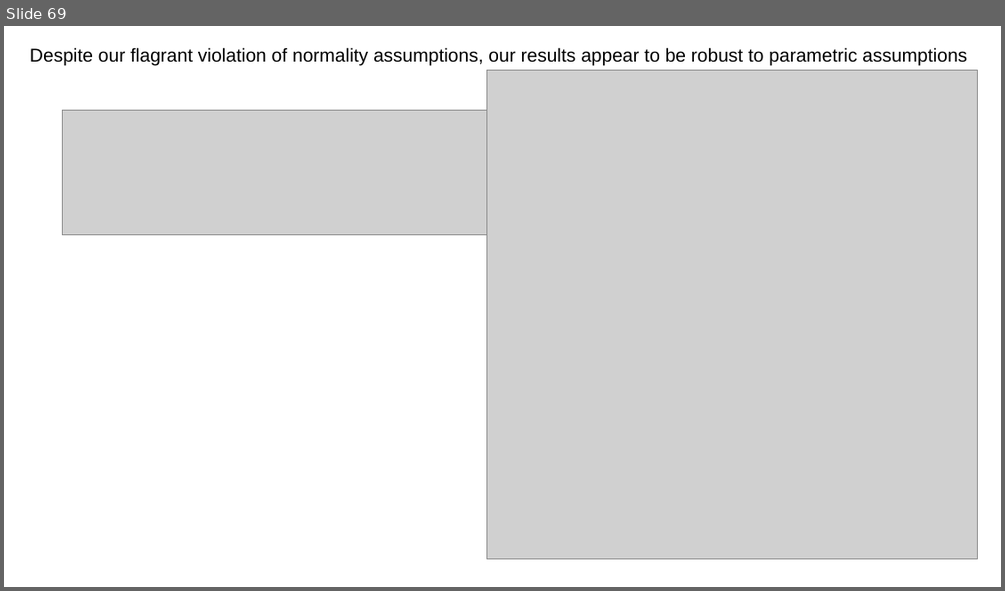
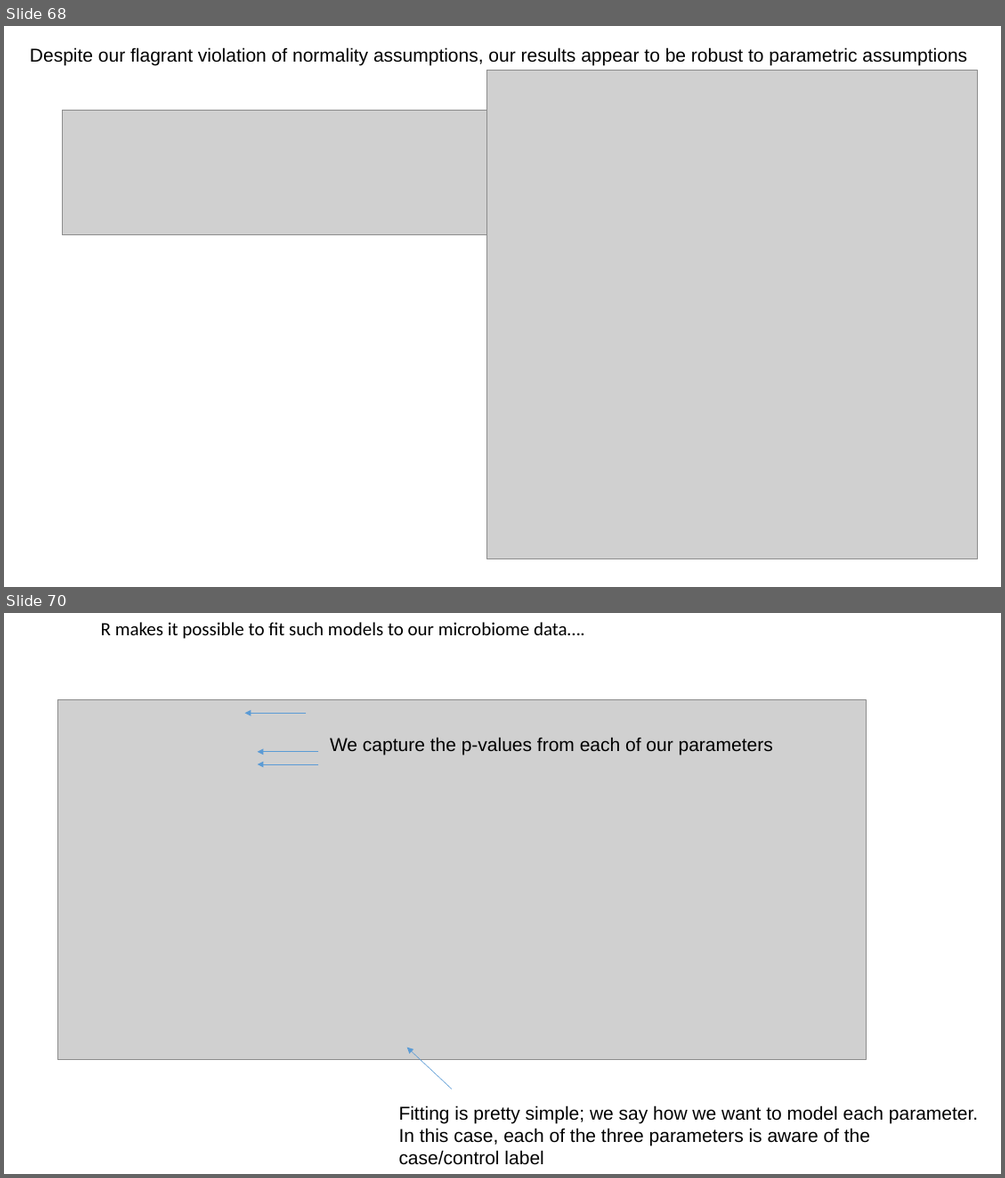
Before and after one commit to afodor/afodor.github.io, a slide deck: classes/ChapelHill2016/ChapelHillWorkshop_Fodor.pptx. Shown one above the other, each under a label of ours: slide 69 before the commit, slides 68 and 70 after it; the slides between them are not shown. The pictures are 1005x591 and 1005x1178 pixels, drawn with LibreOffice and Linux fonts; fonts in the diff are those of the drawing; grey boxes stand for pictures. Boxes give left, top, right and bottom in pixels: in the first picture for what was removed or moved away, otherwise in the second. Text is boxed around its words. In the diff, an @@ line names an element or a change of style, - is before the commit and + after.

Commit message:
add references to text books...

```diff
--- a/classes/ChapelHill2016/ChapelHillWorkshop_Fodor.pptx
+++ b/classes/ChapelHill2016/ChapelHillWorkshop_Fodor.pptx
@@ slide 70 added at bbox=[4, 613, 1001, 1174], background #FFFFFF @@
@@ text added at bbox=[101, 622, 584, 639], 18 pt, text #000000 @@
+R makes it possible to fit such models to our microbiome data….
@@ picture added at bbox=[57, 699, 866, 1060] @@
@@ arrow added from (306, 714) to (245, 714), #5B9BD5 0.5 pt @@
@@ text added at bbox=[330, 737, 773, 755], 18 pt, text #000000 @@
+We capture the p-values from each of our parameters
@@ arrow added from (319, 751) to (258, 751), #5B9BD5 0.5 pt @@
@@ arrow added from (319, 764) to (258, 764), #5B9BD5 0.5 pt @@
@@ arrow added from (452, 1088) to (407, 1047), #5B9BD5 0.5 pt @@
@@ text added at bbox=[399, 1105, 978, 1165], 18 pt, text #000000 @@
+Fitting is pretty simple; we say how we want to model each parameter.
+In this case, each of the three parameters is aware of the
+case/control label
@@ what was slide 69 is now slide 68 @@
```
Also in this commit, not shown: 1 slide changed, 16 other slides added, 1 slide removed.
